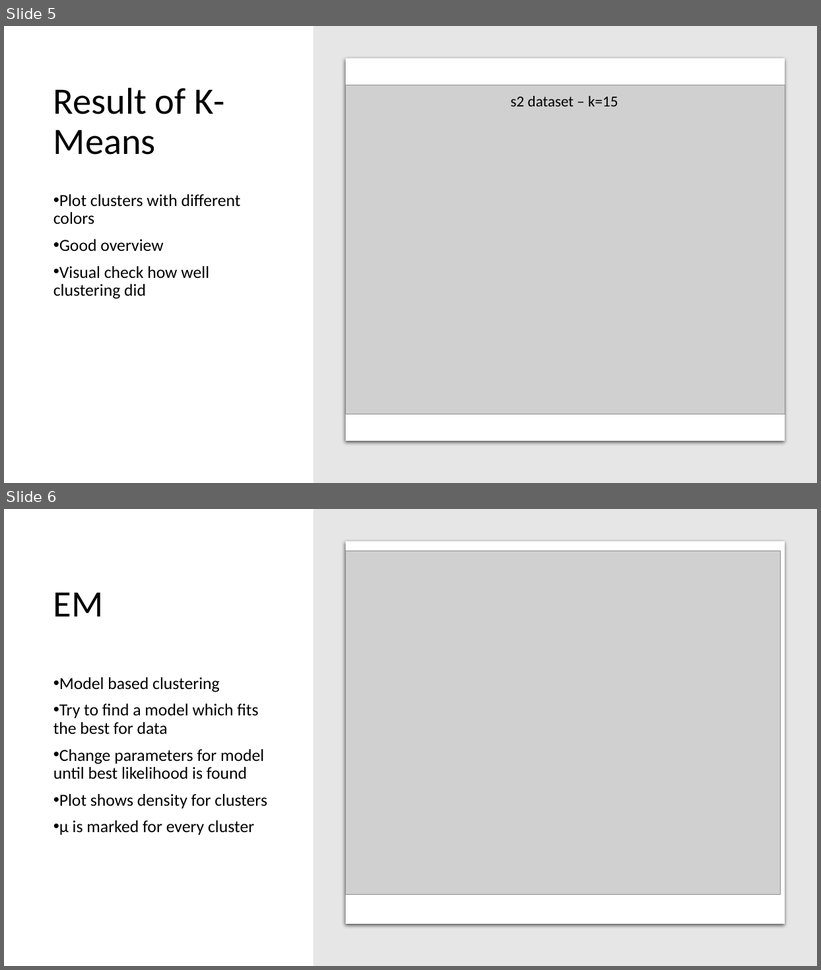
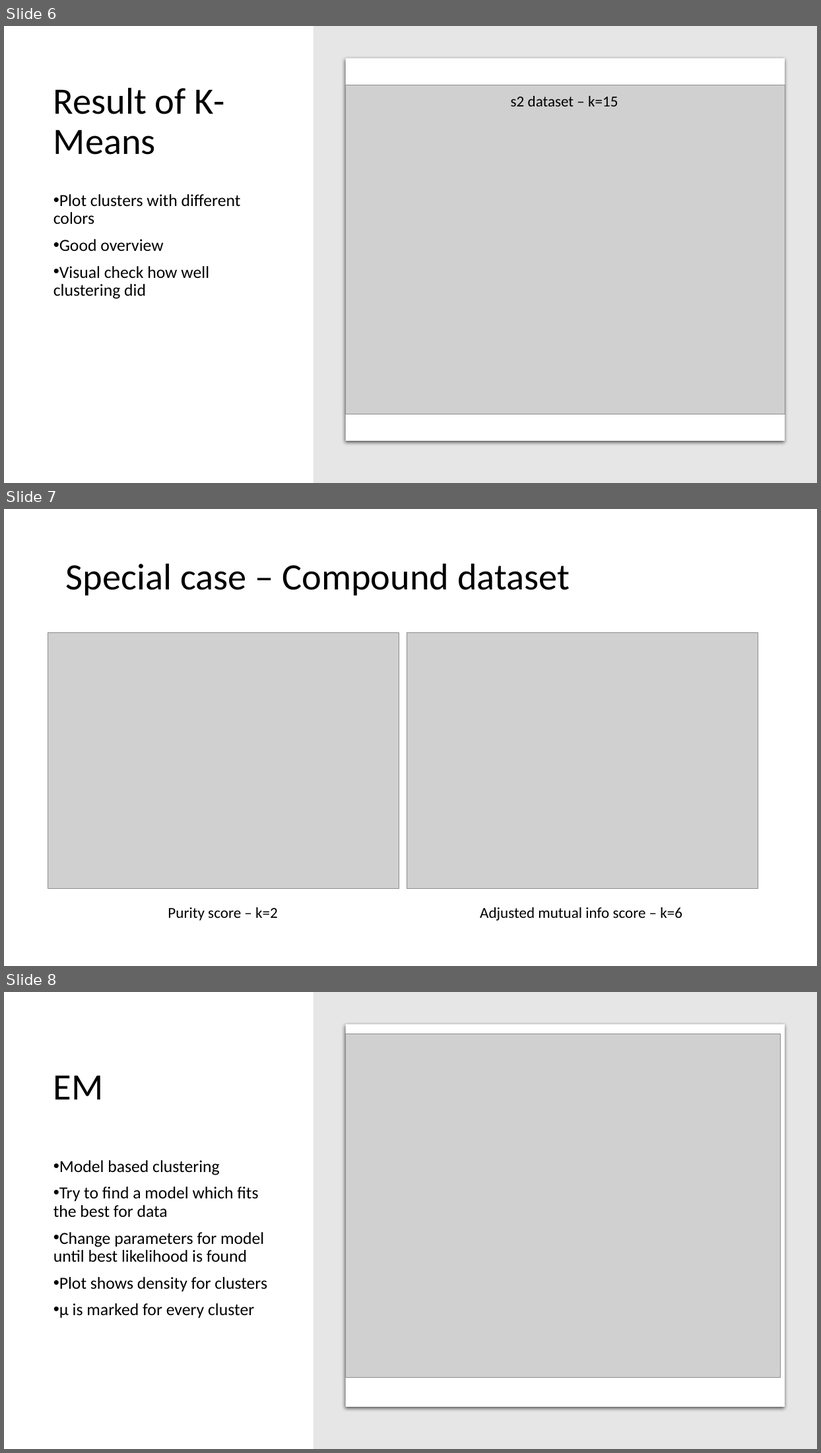
Before and after one commit to Reveret/DataMining, a slide deck: presentation_clustering/Clustering.pptx. Shown one above the other, each under a label of ours: slides 5 and 6 before the commit, slides 6, 7 and 8 after it. The pictures are 821x970 and 821x1453 pixels, drawn with LibreOffice and Linux fonts; fonts in the diff are those of the drawing; grey boxes stand for pictures. Boxes give left, top, right and bottom in pixels: in the first picture for what was removed or moved away, otherwise in the second. Text is boxed around its words. In the diff, an @@ line names an element or a change of style, - is before the commit and + after.

```diff
--- a/presentation_clustering/Clustering.pptx
+++ b/presentation_clustering/Clustering.pptx
@@ slide 7 added at bbox=[4, 509, 817, 966], background #FFFFFF @@
@@ title added at bbox=[66, 563, 570, 595], 44 pt, text #000000 @@
+Special case – Compound dataset
@@ picture added at bbox=[48, 633, 399, 889] @@
@@ picture added at bbox=[407, 633, 758, 889] @@
@@ text added at bbox=[168, 908, 278, 921], 18 pt, text #000000 @@
+Purity score – k=2
@@ text added at bbox=[480, 908, 682, 921], 18 pt, text #000000 @@
+Adjusted mutual info score – k=6
@@ what was slide 5 is now slide 6 @@
@@ what was slide 6 is now slide 8 @@
```
Also in this commit, not shown: 1 other slide added, 1 other file.
